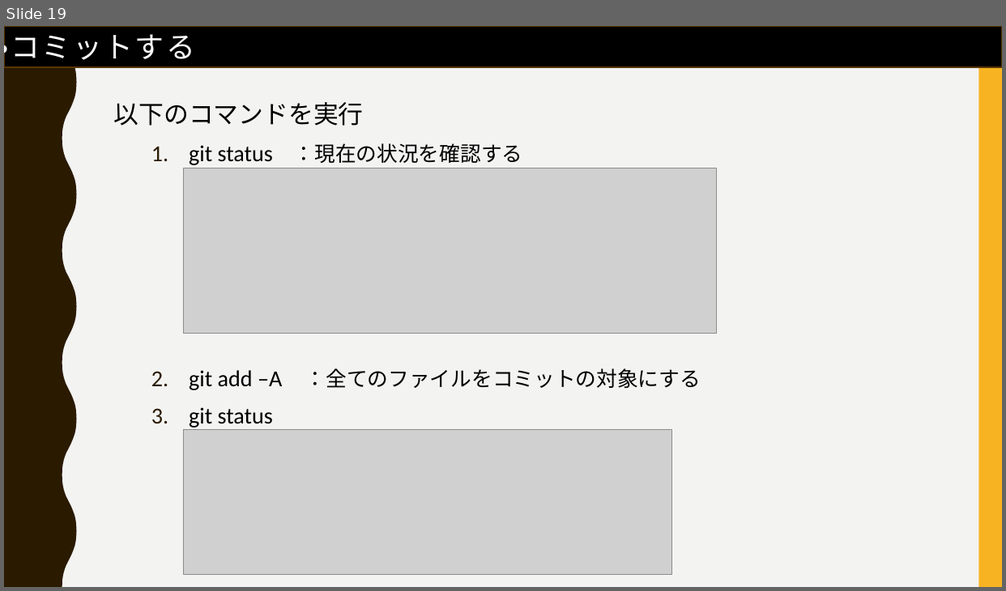
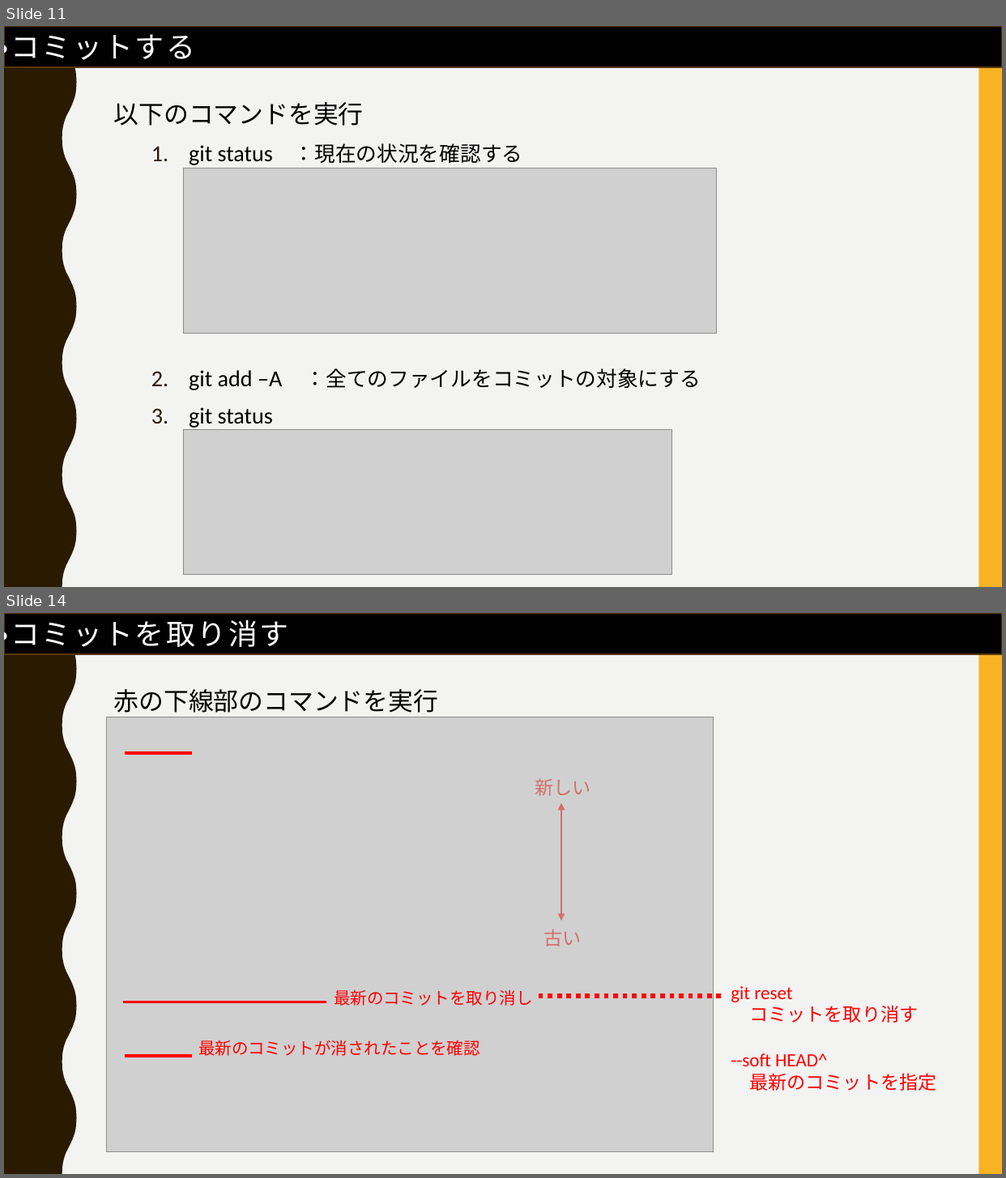
Before and after one commit to FIY24554/git_test, a slide deck: gitについて_松家.pptx. Shown one above the other, each under a label of ours: slide 19 before the commit, slides 11 and 14 after it; the slides between them are not shown. The pictures are 1006x591 and 1006x1178 pixels, drawn with LibreOffice and Linux fonts; fonts in the diff are those of the drawing; grey boxes stand for pictures. Boxes give left, top, right and bottom in pixels: in the first picture for what was removed or moved away, otherwise in the second. Text is boxed around its words. In the diff, an @@ line names an element or a change of style, - is before the commit and + after.

```diff
--- a/gitについて_松家.pptx
+++ b/gitについて_松家.pptx
@@ slide 14 added at [4,613,1002,1174], background #F3F3F2; not listed: 2 template elements that a slide beside it also shows @@
@@ rectangle added at [4,613,1002,654], fill #000000, outline #593700 1 pt @@
@@ text added at [4,615,288,653], 28 pt, text #FFFFFF @@
+・コミットを取り消す
@@ text added at [114,689,438,717], 24 pt, text #000000 @@
+赤の下線部のコマンドを実行
@@ picture added at [107,717,714,1152] @@
@@ line added from (125, 753) to (193, 753), #FF0000 3 pt @@
@@ text added at [535,779,590,796], 18 pt, text #D36F68 @@
+新しい
@@ double arrow added from (562, 803) to (562, 921), #D36F68 2.25 pt @@
@@ text added at [544,929,582,947], 18 pt, text #D36F68 @@
+古い
@@ text added at [334,990,533,1006], 16 pt, text #FF0000 @@
+最新のコミットを取り消し
@@ line added from (539, 996) to (722, 996), #FF0000 4.5 pt dashed @@
@@ text added at [731,986,936,1091], 18 pt, text #FF0000 @@
+git reset
+コミットを取り消す
+--soft HEAD^
+最新のコミットを指定
@@ line added from (123, 1003) to (326, 1003), #FF0000 3 pt @@
@@ text added at [198,1040,480,1056], 16 pt, text #FF0000 @@
+最新のコミットが消されたことを確認
@@ line added from (125, 1056) to (193, 1056), #FF0000 3 pt @@
@@ what was slide 19 is now slide 11 @@
```
Also in this commit, not shown: 4 slides changed, 7 other slides added, 13 slides removed.
